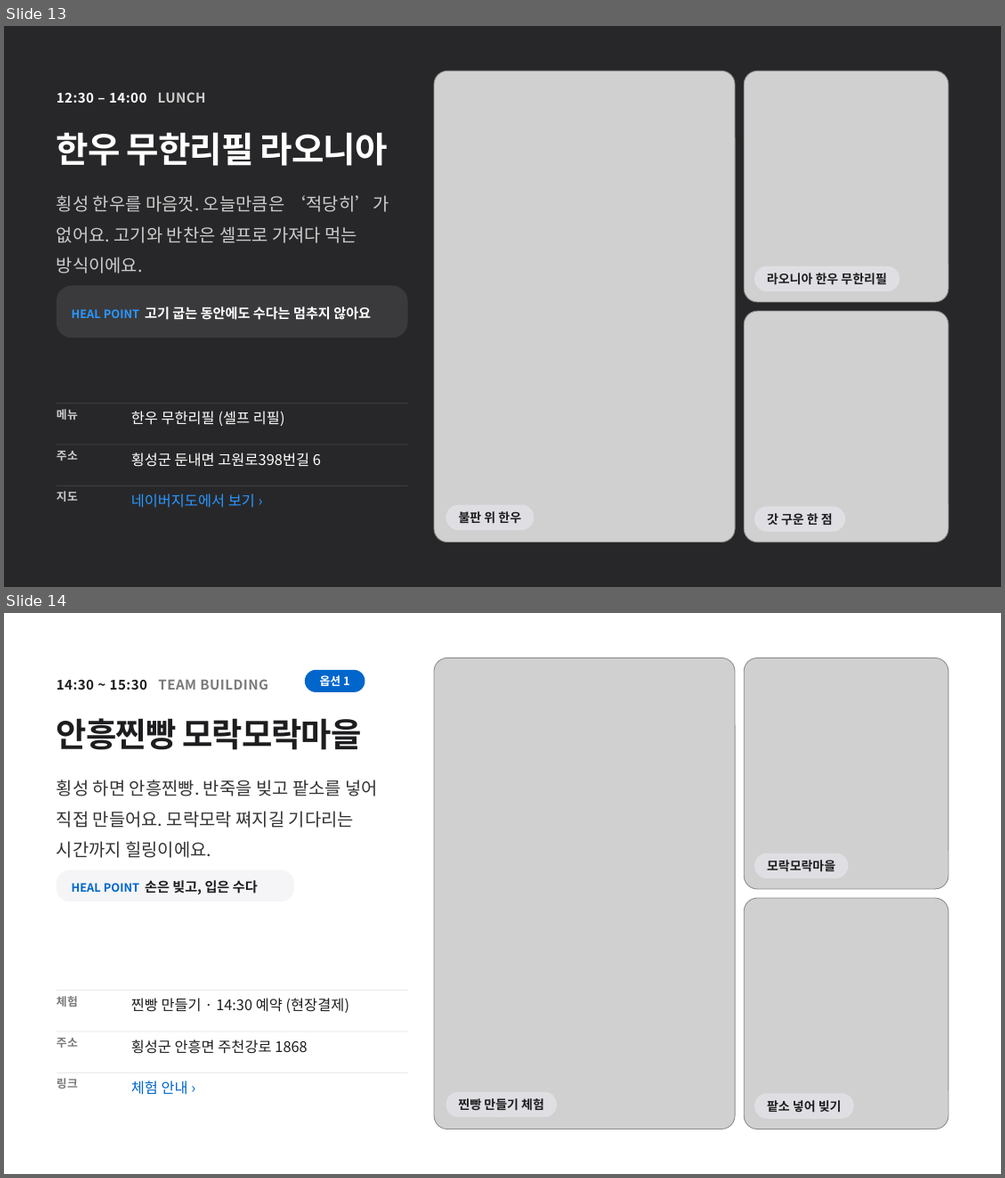
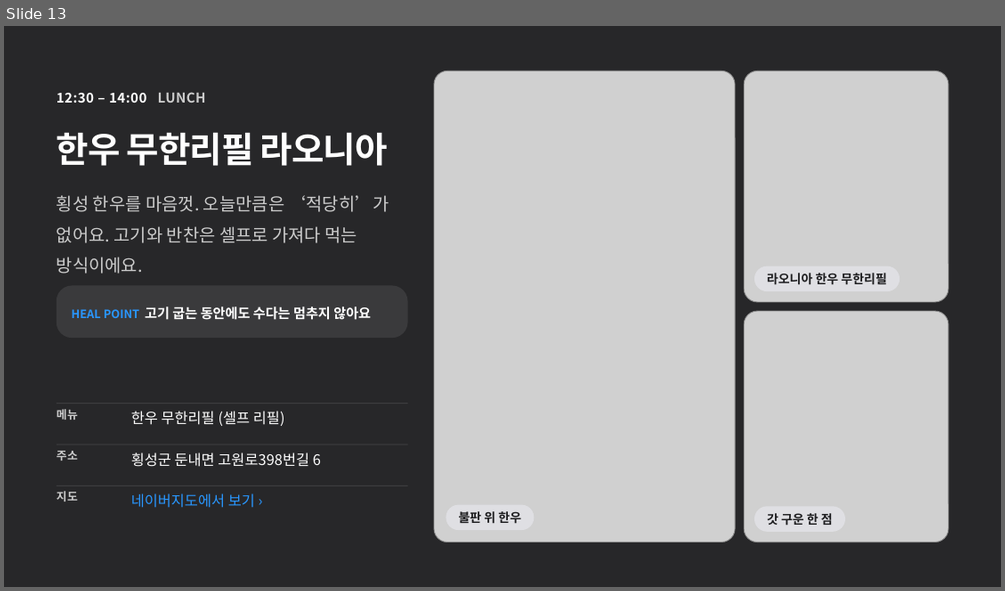
Before and after one commit to wvcsr/gipa-workshop-2026, a slide deck: 기파팀_하반기_워크샵_안내서.pptx. Shown one above the other, each under a label of ours: slides 13 and 14 before the commit, slide 13 after it. The pictures are 1005x1178 and 1005x591 pixels, drawn with LibreOffice and Linux fonts; fonts in the diff are those of the drawing; grey boxes stand for pictures. Boxes give left, top, right and bottom in pixels: in the first picture for what was removed or moved away, otherwise in the second. Text is boxed around its words. In the diff, an @@ line names an element or a change of style, - is before the commit and + after.

```diff
--- a/기파팀_하반기_워크샵_안내서.pptx
+++ b/기파팀_하반기_워크샵_안내서.pptx
@@ slide 14 removed at [4,613,1001,1174], background #FFFFFF @@
@@ picture removed at [434,657,735,1129] @@
@@ picture removed at [744,657,948,889] @@
@@ text removed at [57,679,268,690] @@
-14:30 ~ 15:30 TEAM BUILDING
@@ rounded rectangle removed at [305,670,365,692] @@
@@ text removed at [320,675,350,686] @@
-옵션 1
@@ text removed at [57,718,362,750] @@
-안흥찐빵 모락모락마을
@@ text removed at [57,779,379,858] @@
-횡성 하면 안흥찐빵. 반죽을 빚고 팥소를 넣어
-직접 만들어요. 모락모락 쪄지길 기다리는
-시간까지 힐링이에요.
@@ rounded rectangle removed at [57,870,294,901] @@
@@ rounded rectangle removed at [754,853,849,878] @@
@@ text removed at [767,860,835,872] @@
-모락모락마을
@@ text removed at [72,880,258,894] @@
-HEAL POINT 손은 빚고, 입은 수다
@@ picture removed at [744,898,948,1129] @@
@@ rectangle removed at [57,989,408,990] @@
@@ text removed at [57,996,78,1006] @@
-체험
@@ text removed at [131,997,349,1013] @@
-찐빵 만들기 · 14:30 예약 (현장결제)
@@ rectangle removed at [57,1031,408,1032] @@
@@ text removed at [57,1038,78,1047] @@
-주소
@@ text removed at [131,1039,307,1054] @@
-횡성군 안흥면 주천강로 1868
@@ rectangle removed at [57,1072,408,1073] @@
@@ text removed at [57,1078,78,1088] @@
-링크
@@ text removed at [131,1080,188,1094] @@
-체험 안내 ›
@@ rounded rectangle removed at [446,1092,557,1117] @@
@@ rounded rectangle removed at [754,1093,853,1119] @@
@@ text removed at [458,1098,544,1111] @@
-찐빵 만들기 체험
@@ text removed at [767,1100,841,1112] @@
-팥소 넣어 빚기
```
Also in this commit, not shown: 8 slides changed, 2 slides added, 1 other slide removed, 6 other files.
